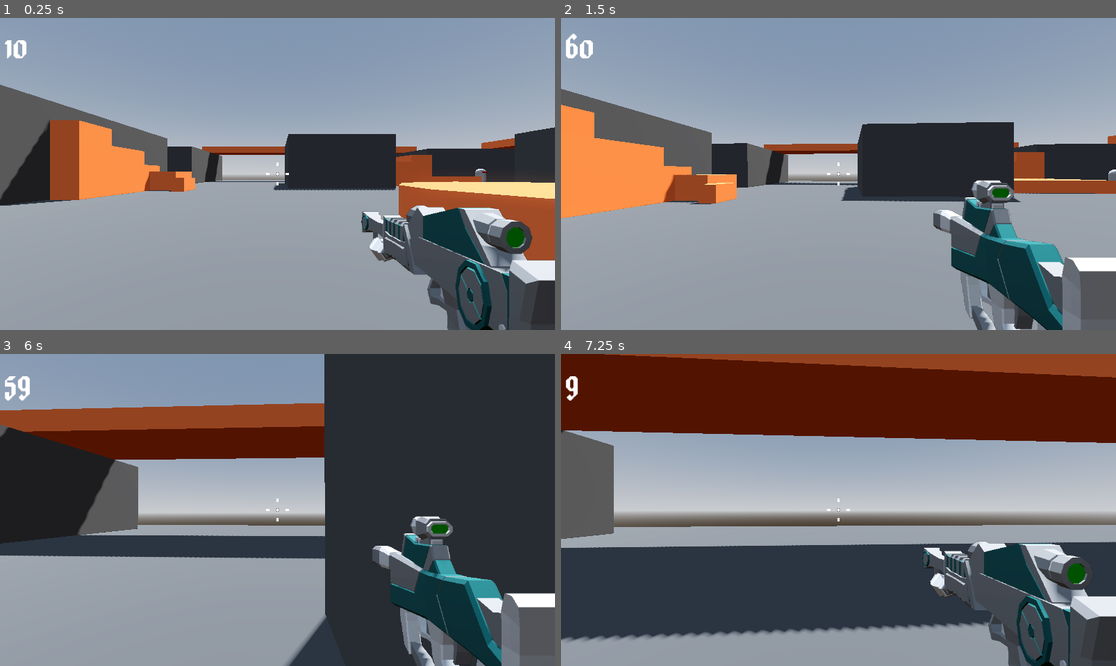
Above: before the commit, frames 1-4 (two rows, left to right).
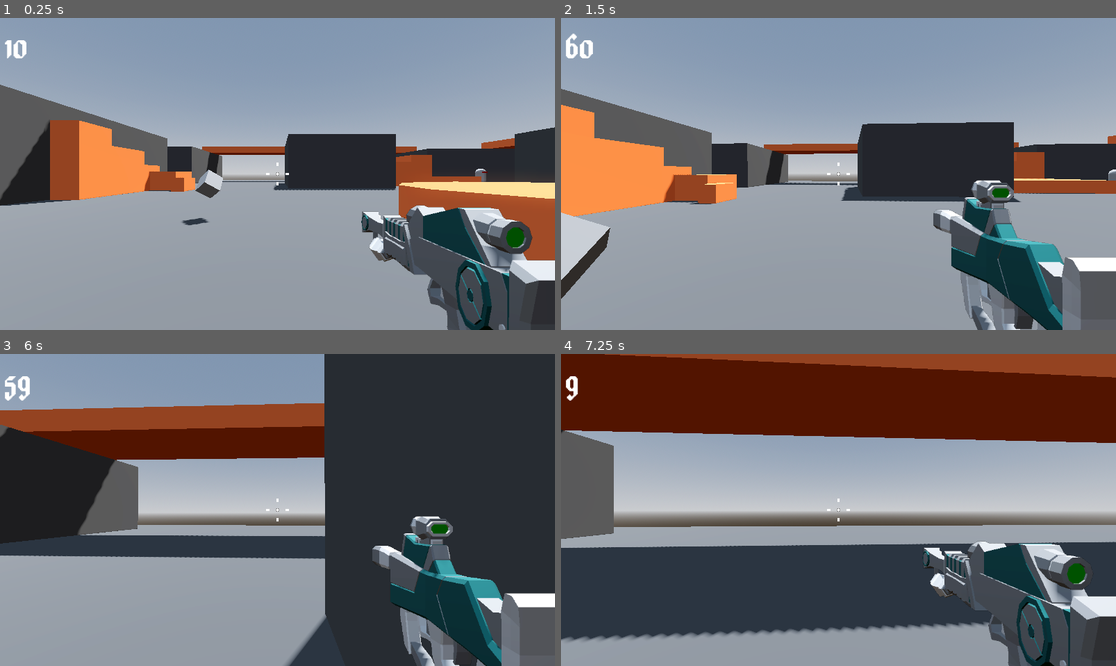
Above: after the commit, the same moments.

Repository: ericvennemeyer/RoboRampage
Game: Godot game, scene res://Levels/sandbox.tscn
Two runs of this game, one before a commit and one after it. Both use one fixed random seed, a clock stepped at 60 frames per second and the inputs below.
Inputs (mouse positions are in pixels of both pictures, inside the frame that each line leads up to):
- Up to frame 1 (0.25 s): no input
- Up to frame 2 (1.5 s): tap Enter at 0.5 s; move the mouse to (866, 174) at 0.52 s; press the mouse at (866, 174) at 0.53 s; hold W (move_forward) from 0.53 s (still down); tap Space (jump) at 0.77 s; move the mouse to (810, 174) at 1.27 s; release the mouse at (810, 174) at 1.28 s; tap Mouse wheel up (next_weapon) at 1.35 s
- Up to frame 3 (6 s): tap Space (jump) at 1.52, 3.02, 3.77, 4.52 s; move the mouse to (288, 503) at 2.02 s; hold Mouse wheel down (previous_weapon) 2.03-2.78 s; move the mouse to (271, 516) at 2.77 s; tap 1 (weapon_1) at 2.85 s; move the mouse to (316, 513) at 3.52 s; hold 2 (weapon_2) 3.53-4.28 s; move the mouse to (233, 506) at 4.27 s; click (233, 506) at 4.35 s; move the mouse to (283, 510) at 5.02 s; hold Mouse wheel up (next_weapon) 5.03-5.78 s; move the mouse to (255, 503) at 5.77 s; release W (move_forward) at 5.78 s; hold D (move_right) from 5.78 s (still down); tap Mouse wheel down (previous_weapon) at 5.85 s
- Up to frame 4 (7.25 s): tap Space (jump) at 6.02, 6.77 s; move the mouse to (866, 510) at 6.52 s; release D (move_right) at 6.53 s; hold W (move_forward) from 6.53 s (still down); hold 1 (weapon_1) from 6.53 s (still down)

The runs differ from the first frame. In frame 1, 0.3% of the frame differs, in the area x 32-41%, y 48-67%; in frame 2, 1.4%, in the area x 0-9%, y 62-90%; in frame 3, less than 0.1%; in frame 4, less than 0.1%.

Commit message:
4.26 -- Ammo Pickups

Diff:
--- a/Levels/sandbox.tscn
+++ b/Levels/sandbox.tscn
@@ -1,8 +1,9 @@
-[gd_scene load_steps=9 format=3 uid="uid://d1ao36myh77qq"]
+[gd_scene load_steps=10 format=3 uid="uid://d1ao36myh77qq"]
 
 [ext_resource type="PackedScene" uid="uid://f22au7be1on2" path="res://Player/player.tscn" id="1_7t7j1"]
 [ext_resource type="Material" uid="uid://b52ebr2rphali" path="res://Levels/Materials/GrayMaterial.tres" id="1_fmlkh"]
 [ext_resource type="Material" uid="uid://pfrsgew3jh87" path="res://Levels/Materials/OrangeMaterial.tres" id="4_um60u"]
+[ext_resource type="PackedScene" uid="uid://cn0btimh4fxf" path="res://Pickups/pickup.tscn" id="5_forfm"]
 [ext_resource type="PackedScene" uid="uid://dultsxxakxmre" path="res://Enemy/enemy.tscn" id="5_um60u"]
 
 [sub_resource type="ProceduralSkyMaterial" id="ProceduralSkyMaterial_rru0v"]
@@ -215,3 +216,6 @@
 
 [node name="Enemy" parent="." instance=ExtResource("5_um60u")]
 transform = Transform3D(1, 0, 0, 0, 1, 0, 0, 0, 1, 19, 1, -11)
+
+[node name="Pickup" parent="." instance=ExtResource("5_forfm")]
+transform = Transform3D(1, 0, 0, 0, 1, 0, 0, 0, 1, -9, 1, 9)
--- /dev/null
+++ b/Pickups/pickup.gd
@@ -0,0 +1,11 @@
+extends Area3D
+
+
+@export var ammo_type: AmmoHandler.ammo_type
+@export var amount: int = 20
+
+
+func _on_body_entered(body: Node3D) -> void:
+	if body.is_in_group("player"):
+		body.ammo_handler.add_ammo(ammo_type, amount)
+		queue_free()
--- /dev/null
+++ b/Pickups/pickup.tscn
@@ -0,0 +1,21 @@
+[gd_scene load_steps=4 format=3 uid="uid://cn0btimh4fxf"]
+
+[ext_resource type="Script" uid="uid://d1pba8e03pkc5" path="res://Pickups/pickup.gd" id="1_0pywb"]
+
+[sub_resource type="BoxMesh" id="BoxMesh_j6dbu"]
+size = Vector3(0.5, 0.5, 0.5)
+
+[sub_resource type="SphereShape3D" id="SphereShape3D_j6dbu"]
+radius = 1.0
+
+[node name="Pickup" type="Area3D"]
+script = ExtResource("1_0pywb")
+
+[node name="AmmoMesh" type="MeshInstance3D" parent="."]
+transform = Transform3D(0.707107, -0.707107, 0, 0.5, 0.5, -0.707107, 0.5, 0.5, 0.707107, 0, 0, 0)
+mesh = SubResource("BoxMesh_j6dbu")
+
+[node name="CollisionShape3D" type="CollisionShape3D" parent="."]
+shape = SubResource("SphereShape3D_j6dbu")
+
+[connection signal="body_entered" from="." to="." method="_on_body_entered"]
--- a/Player/ammo_handler.gd
+++ b/Player/ammo_handler.gd
@@ -26,5 +26,10 @@
 		update_ammo_label(type)
 
 
+func add_ammo(type: ammo_type, amount: int) -> void:
+	ammo_storage[type] += amount
+	update_ammo_label(type)
+
+
 func update_ammo_label(type: ammo_type) -> void:
 	ammo_label.text = str(ammo_storage[type])
--- a/Player/player.gd
+++ b/Player/player.gd
@@ -22,6 +22,7 @@
 @onready var camera_pivot: Node3D = $CameraPivot
 @onready var damage_animation_player: AnimationPlayer = $DamageTexture/DamageAnimationPlayer
 @onready var game_over_menu: Control = $GameOverMenu
+@onready var ammo_handler: AmmoHandler = %AmmoHandler
 
 
 func _ready() -> void:
--- a/Player/player.tscn
+++ b/Player/player.tscn
@@ -134,6 +134,7 @@
 ammo_type = 1
 
 [node name="AmmoHandler" type="Node" parent="SubViewportContainer/SubViewport/WeaponCamera" node_paths=PackedStringArray("ammo_label")]
+unique_name_in_owner = true
 script = ExtResource("6_00tjw")
 ammo_label = NodePath("../../../../MarginContainer/AmmoLabel")
 
Not shown, added: Pickups/pickup.gd.uid
